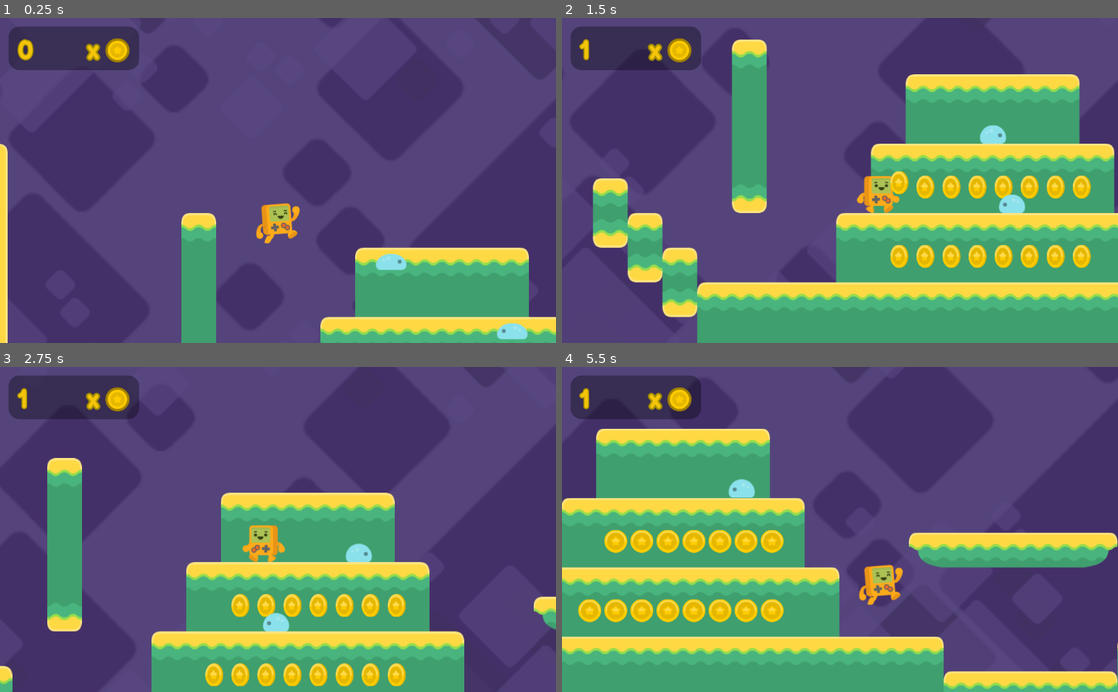
Above: before the commit, frames 1-4 (two rows, left to right).
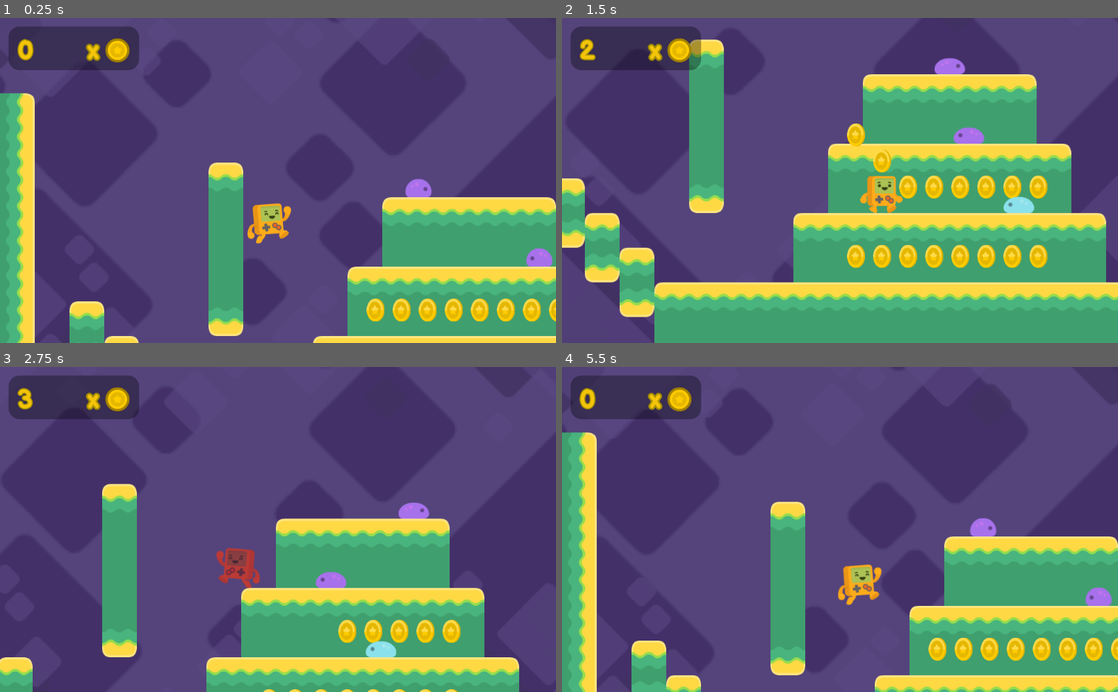
Above: after the commit, the same moments.

Repository: CrabbitSlater/Godot_2D_Tutorial_adv
Game: Godot game, scene res://Assets/Levels/Test_Level.tscn
The game is run twice, just before and just after one commit, with the same random seed, the same clock (stepped at 60 frames per second) and the same inputs.
Inputs:
- Up to frame 1 (0.25 s): no input
- Up to frame 2 (1.5 s): hold D (player_right) from 0.53 s (still down); tap Space (player_jump) at 0.77 s
- Up to frame 3 (2.75 s): tap Space (player_jump) at 1.52 s; release D (player_right) at 2.03 s; hold A (player_left) from 2.03 s (still down)
- Up to frame 4 (5.5 s): release A (player_left) at 2.78 s; hold D (player_right) 2.78-4.28 s; tap Space (player_jump) at 3.02, 3.77, 4.52 s; hold A (player_left) 4.28-5.03 s; hold D (player_right) from 5.03 s (still down)

The runs differ from the first frame. In frame 1, 25% of the frame differs, in the area x 0-100%, y 0-100%; in frame 2, 31%; in frame 3, 32%; in frame 4, 50%.

Commit message:
added enemy death- i.e. sensing areas for sides and top to damage player and squish enemy- also added 'stunned' bool on steve for when he gets hit- likely worth removing this as probably gets replaced in future update with state-machine type behavior

Diff:
--- a/Assets/Enemy/Enemy.gd
+++ b/Assets/Enemy/Enemy.gd
@@ -19,6 +19,9 @@
 		#note- raycasting is expensive- try to minimise use of them
 		$FloorChecker.enabled = detects_cliffs
 
+	if detects_cliffs:
+		set_modulate(Color(1.2,0.5,1))
+
 func _physics_process(delta):
 
 	#check if on wall - check also if it's on the floor, and if the floor detector can sense a drop
@@ -38,3 +41,36 @@
 
 	#dont forget to add the UP variable
 	velocity = self.move_and_slide(velocity,Vector2.UP)
+
+#WARNING: a area2d will detect another area2D if it's on the same layer EVEN IF the masks are set
+#up to ignore!  This led to an unfortunate 'self squish' bug where slimes would spawn squished as
+#their own detector areas would trigger the onbodtentered result
+
+func _on_TopChecker_body_entered(body):
+	#start timer for enemy cleanup
+	$Timer.start()
+	$AnimatedSprite.play("Squash")
+	self.speed=0
+	#disable collisions by remiving self from layer and maslk
+	self.set_collision_layer_bit(4, false)
+	self.set_collision_mask_bit(0,false)
+	$TopChecker.set_collision_mask_bit(0,false)
+	$TopChecker.set_collision_layer_bit(4,false)
+	$SidesChecker.set_collision_mask_bit(0,false)
+	$SidesChecker.set_collision_layer_bit(4,false)
+
+	#check that this is a steve that splatted us
+	if body.name=="Steve":
+		body.bounce()
+
+
+
+func _on_SidesChecker_body_entered(body):
+
+	if body.name == "Steve":
+		body.ouch(self.position.x)
+
+
+func _on_Timer_timeout():
+	#Cleanup dead enemy
+	queue_free()
--- a/Assets/Enemy/Enemy.tscn
+++ b/Assets/Enemy/Enemy.tscn
@@ -1,10 +1,16 @@
-[gd_scene load_steps=4 format=2]
+[gd_scene load_steps=6 format=2]
 
 [ext_resource path="res://Assets/Enemy/Enemy.gd" type="Script" id=1]
 [ext_resource path="res://Assets/Enemy/Enemy_SpriteFrames.tres" type="SpriteFrames" id=2]
 
 [sub_resource type="RectangleShape2D" id=2]
 extents = Vector2( 20, 12.5 )
+
+[sub_resource type="RectangleShape2D" id=3]
+extents = Vector2( 18, 2 )
+
+[sub_resource type="RectangleShape2D" id=4]
+extents = Vector2( 2.5, 11.5 )
 
 [node name="Enemy" type="KinematicBody2D"]
 collision_layer = 16
@@ -14,6 +20,7 @@
 [node name="AnimatedSprite" type="AnimatedSprite" parent="."]
 frames = ExtResource( 2 )
 animation = "Crawl"
+frame = 1
 playing = true
 
 [node name="CollisionShape2D" type="CollisionShape2D" parent="."]
@@ -24,3 +31,31 @@
 enabled = true
 cast_to = Vector2( 0, 20 )
 collision_mask = 2
+
+[node name="TopChecker" type="Area2D" parent="."]
+collision_layer = 0
+collision_mask = 33
+
+[node name="CollisionShape2D" type="CollisionShape2D" parent="TopChecker"]
+position = Vector2( 0, -10 )
+shape = SubResource( 3 )
+
+[node name="SidesChecker" type="Area2D" parent="."]
+collision_layer = 0
+collision_mask = 33
+
+[node name="CollisionShape2D" type="CollisionShape2D" parent="SidesChecker"]
+position = Vector2( -22, 5 )
+shape = SubResource( 4 )
+
+[node name="CollisionShape2D2" type="CollisionShape2D" parent="SidesChecker"]
+position = Vector2( 22, 5 )
+shape = SubResource( 4 )
+
+[node name="Timer" type="Timer" parent="."]
+wait_time = 0.7
+one_shot = true
+
+[connection signal="body_entered" from="TopChecker" to="." method="_on_TopChecker_body_entered"]
+[connection signal="body_entered" from="SidesChecker" to="." method="_on_SidesChecker_body_entered"]
+[connection signal="timeout" from="Timer" to="." method="_on_Timer_timeout"]
--- a/Assets/Levels/Test_Level.tscn
+++ b/Assets/Levels/Test_Level.tscn
@@ -101,7 +101,7 @@
 tile_data = PoolIntArray( -262114, -1073741821, 0, -196578, -1073741822, 0, -65541, -536870909, 0, -131042, -1073741822 …(5660 unchanged characters)…
 
 [node name="Steve" parent="." instance=ExtResource( 2 )]
-position = Vector2( 242, -62 )
+position = Vector2( 176, 31 )
 
 [node name="Camera2D" type="Camera2D" parent="Steve"]
 current = true
@@ -266,11 +266,15 @@
 [node name="Enemies" type="Node2D" parent="."]
 
 [node name="Enemy" parent="Enemies" instance=ExtResource( 10 )]
-position = Vector2( 692, 176 )
+position = Vector2( 692, 174 )
 
 [node name="Enemy2" parent="Enemies" instance=ExtResource( 10 )]
-position = Vector2( 432, 48 )
+position = Vector2( 432, 46 )
 direction = 1
+
+[node name="Enemy3" parent="Enemies" instance=ExtResource( 10 )]
+position = Vector2( 784, 302 )
+detects_cliffs = false
 
 [connection signal="body_entered" from="Fall_Zone" to="Steve" method="_on_Fall_Zone_body_entered"]
 [connection signal="coin_collected" from="Coin_Container/Coin" to="HUD" method="_on_coin_collected"]
--- a/Assets/Steve/Steve.gd
+++ b/Assets/Steve/Steve.gd
@@ -10,6 +10,7 @@
 export var acceleration : float = 1000
 export var friction_lerp_coeff : float = 0.2
 export var jump_force : float = -900
+var stunned : bool = false
 
 var coins : int = 0
 #onready var
@@ -17,16 +18,19 @@
 
 func _physics_process(delta):
 
-	if Input.is_action_pressed("player_right"):
+	if Input.is_action_pressed("player_right")and not stunned:
 		velocity.x += acceleration*delta
 		$Sprite.play("Walk")
 		#dollar sign allows somone to access child node by name
-	elif Input.is_action_pressed("player_left"):
+	elif Input.is_action_pressed("player_left") and not stunned:
 		velocity.x -= acceleration*delta
 		$Sprite.play("Walk")
 	else:
-		velocity.x = lerp(velocity.x,0,friction_lerp_coeff)
-		$Sprite.play("Idle")
+		if not stunned:
+			velocity.x = lerp(velocity.x,0,friction_lerp_coeff)
+			if abs(velocity.x) <=1:
+				velocity.x =0
+			$Sprite.play("Idle")
 
 	#check conditions for animated sprite, i.e. in air and facing
 	if not self.is_on_floor():
@@ -69,3 +73,31 @@
 func add_coin():
 	coins +=1
 	print("Coins now "+str(coins))
+
+func bounce():
+	velocity.y=jump_force*0.5
+
+func ouch(var enemy_pos_x):
+	self.set_modulate(Color(1,0.3,0.3,0.6))
+	#get relative position of thing that ouched us to ourselves
+
+
+	if self.position.x < enemy_pos_x:
+		velocity.x = jump_force*0.3
+		print("enemy hits right of steve")
+
+	elif self.position.x > enemy_pos_x:
+		velocity.x = -jump_force*0.3
+		print("enemy hits left of steve")
+
+	velocity.y=jump_force*0.5
+	#temporarily disable player input
+	Input.action_release("player_left")
+	Input.action_release("player_right")
+	#start timer to reset level
+	stunned=true
+	$Timer.start()
+
+
+func _on_Timer_timeout():
+	get_tree().change_scene("res://Assets/Levels/Test_Level.tscn")
--- a/Assets/Steve/Steve.tscn
+++ b/Assets/Steve/Steve.tscn
@@ -8,6 +8,7 @@
 height = 14.0
 
 [node name="Steve" type="KinematicBody2D"]
+z_index = 1
 script = ExtResource( 2 )
 __meta__ = {
 "_edit_group_": true
@@ -21,3 +22,8 @@
 [node name="CollisionShape2D" type="CollisionShape2D" parent="."]
 position = Vector2( 0, 15 )
 shape = SubResource( 1 )
+
+[node name="Timer" type="Timer" parent="."]
+one_shot = true
+
+[connection signal="timeout" from="Timer" to="." method="_on_Timer_timeout"]
